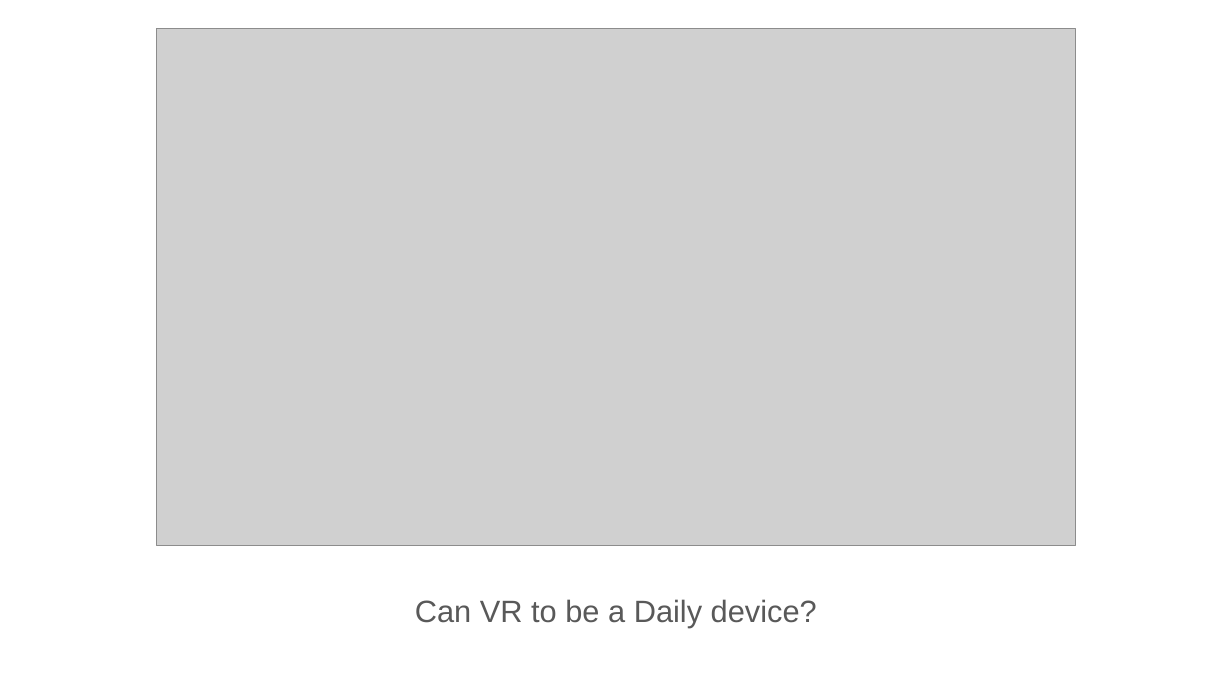
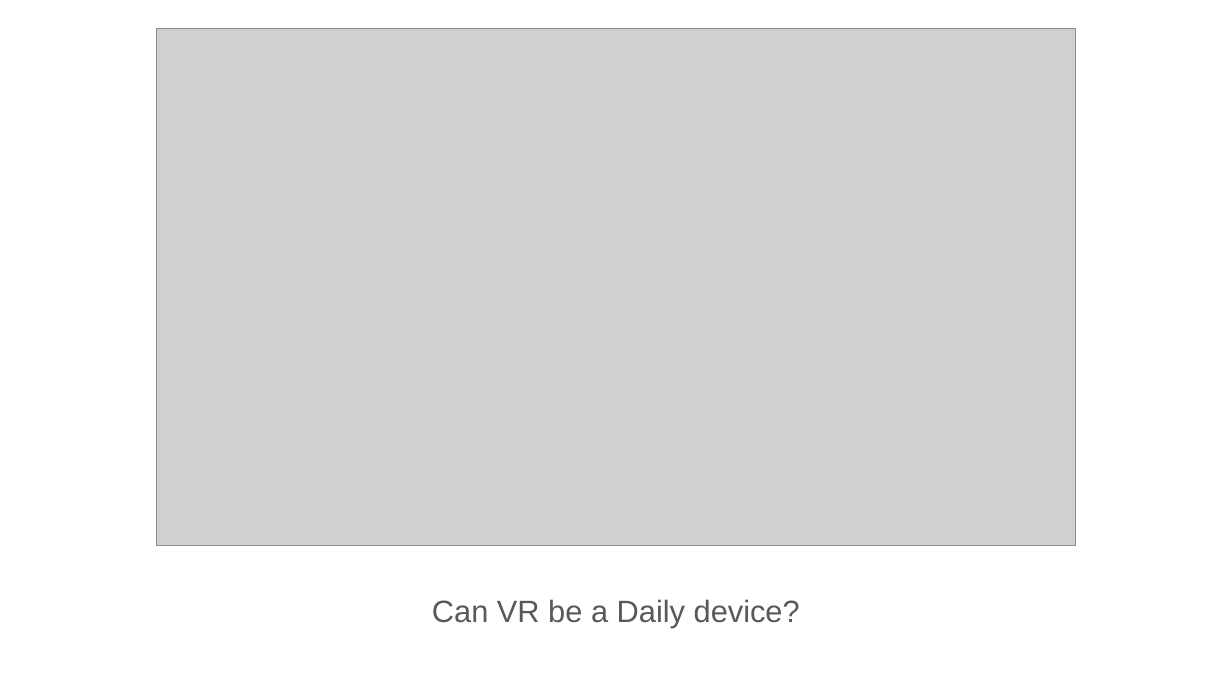
Before and after one commit to GordonCoffeeCan/Game_Design_I_PitchPresentation, a slide deck: slide 10 of Art Design/PitchPresentation/Hakurei Talisman Factory.pptx. Drawn at 1232x693 pixels with LibreOffice and Linux fonts; fonts in the diff are those of the drawing; grey boxes stand for pictures. Boxes give left, top, right and bottom in pixels: in the first picture for what was removed or moved away, otherwise in the second. Text is boxed around its words. In the diff, an @@ line names an element or a change of style, - is before the commit and + after.

```diff
--- a/Art Design/PitchPresentation/Hakurei Talisman Factory.pptx
+++ b/Art Design/PitchPresentation/Hakurei Talisman Factory.pptx
@@ title at (x1=432, y1=599, x2=800, y2=627): text changed @@
-Can VR to be a Daily device?
+Can VR be a Daily device?
```
Also in this commit, not shown: 3 other files.
